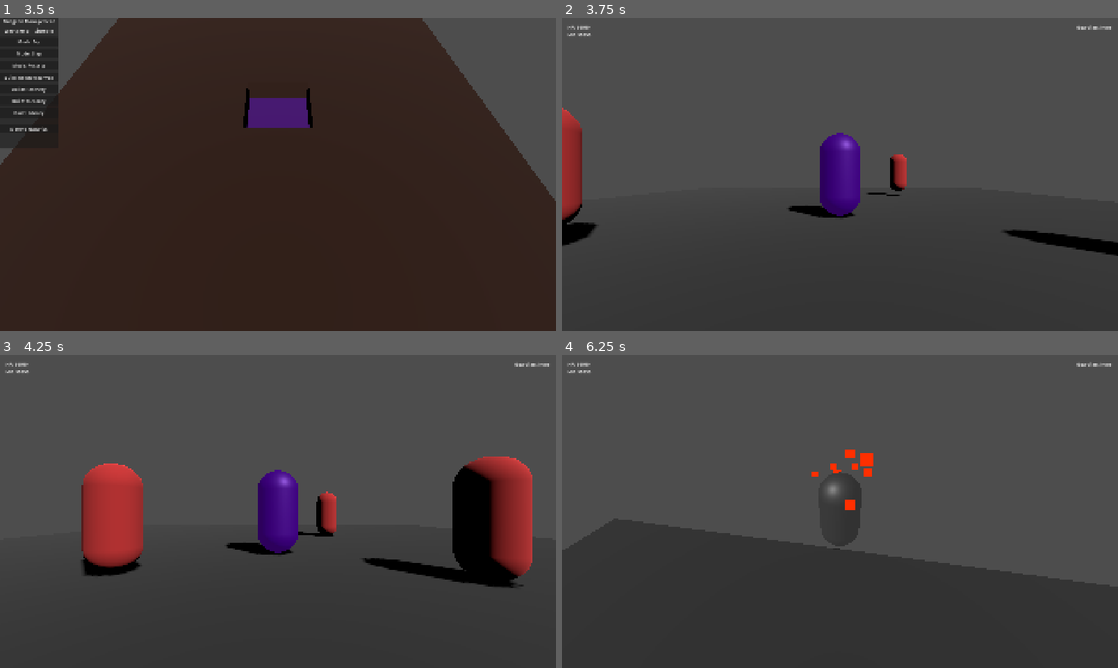
Above: before the commit, frames 1-4 (two rows, left to right).
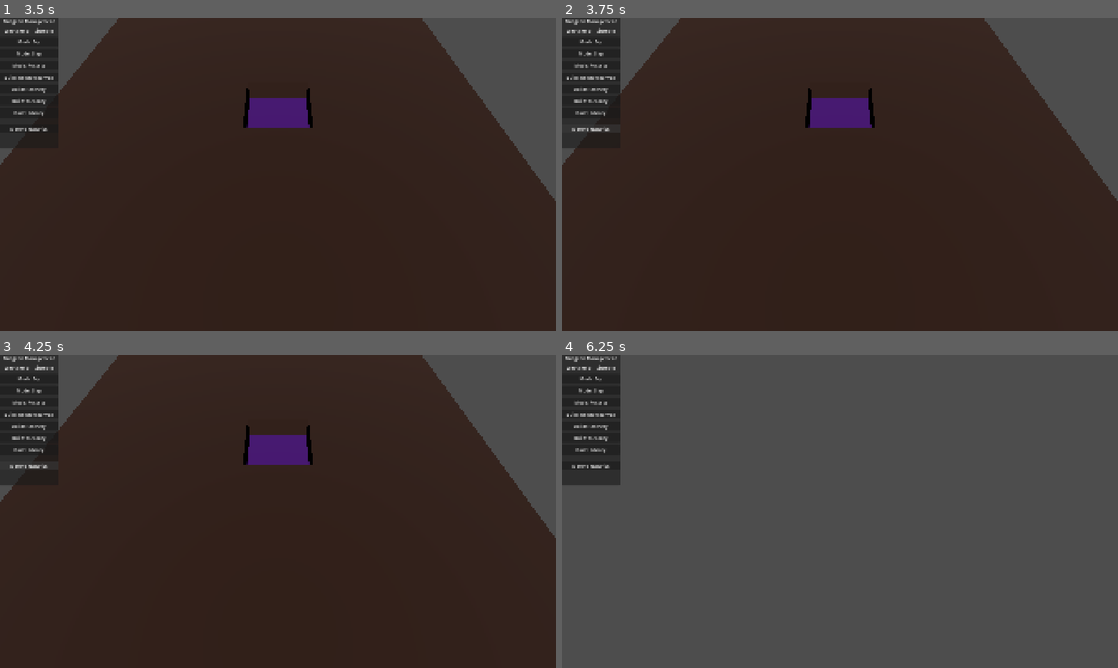
Above: after the commit, the same moments.

Repository: depiec/Project-Sovereign-gemini
Game: Godot game, scene res://scenes/strategy/MainStrategy.tscn
The game is run twice, just before and just after one commit, with the same random seed, the same clock (stepped at 60 frames per second) and the same inputs.
Inputs (mouse positions are in pixels of both pictures, inside the frame that each line leads up to):
- Up to frame 1 (3.5 s): click "End Turn" at 0.5 s; click "Start Raid (Simulation)" at 1.25 s; click "Start Raid (Simulation)" at 2 s; click "Continue" at 2.75 s
- Up to frame 2 (3.75 s): click "Defend Nazarick" at 3.5 s
- Up to frame 3 (4.25 s): no input
- Up to frame 4 (6.25 s): move the mouse to (867, 511) at 4.27 s; hold T (swap_control) 4.28-5.03 s; hold W (move_forward) from 4.28 s (still down); click (867, 511) at 4.42 s; tap Space (jump) at 4.52, 5.27 s; tap R (swap_persona) at 4.55, 5.1, 6.05 s; move the mouse to (812, 511) at 5.02 s; click (812, 511) at 5.17 s; tap T (swap_control) at 5.3 s; move the mouse to (851, 505) at 5.77 s; hold T (swap_control) from 5.78 s (still down); click (851, 505) at 5.92 s

Frame 1 is identical in both runs. In frame 2, 91% of the frame differs, in the area x 0-100%, y 0-100%; in frame 3, 91%; in frame 4, 41%.

Commit message:
feat: implement combat HUD spell icons, cooldowns, and guardian possession view
- Added SpellBar with icons and cooldown progress bars to Combat Layer.
- Implemented real-time cooldown tracking and HUD updates in AinzPlayer.
- Added 3rd-person PossessionCameras to Albedo and Shalltear entities.
- Implemented actual 'Blood Frenzy' mechanic with damage/speed multipliers.
- Introduced World Level scaling based on turn count to increase late-game difficulty.
- Added PossessionHUD to SimLayer to track minion stats while under direct control.

Diff:
--- a/prototype/scenes/combat/CombatLayer.tscn
+++ b/prototype/scenes/combat/CombatLayer.tscn
@@ -77,3 +77,71 @@
 grow_horizontal = 0
 text = "Guardian: None"
 horizontal_alignment = 2
+
+[node name="SpellBar" type="HBoxContainer" parent="HUD"]
+unique_name_in_owner = true
+anchors_preset = 7
+anchor_left = 0.5
+anchor_top = 1.0
+anchor_right = 0.5
+anchor_bottom = 1.0
+offset_left = -200.0
+offset_top = -100.0
+offset_right = 200.0
+offset_bottom = -20.0
+grow_horizontal = 2
+grow_vertical = 0
+theme_override_constants/separation = 20
+alignment = 1
+
+[node name="Spell1" type="VBoxContainer" parent="HUD/SpellBar"]
+layout_mode = 2
+
+[node name="Icon" type="ColorRect" parent="HUD/SpellBar/Spell1"]
+custom_minimum_size = Vector2(50, 50)
+layout_mode = 2
+color = Color(1, 0.4, 0, 1)
+
+[node name="CD" type="TextureProgressBar" parent="HUD/SpellBar/Spell1/Icon"]
+unique_name_in_owner = true
+layout_mode = 1
+anchors_preset = 15
+anchor_right = 1.0
+anchor_bottom = 1.0
+grow_horizontal = 2
+grow_vertical = 2
+fill_mode = 3
+nine_patch_stretch = true
+texture_progress = PlaceholderTexture2D.new()
+tint_progress = Color(0, 0, 0, 0.7)
+
+[node name="Label" type="Label" parent="HUD/SpellBar/Spell1"]
+layout_mode = 2
+text = "Fireball"
+horizontal_alignment = 1
+
+[node name="Spell2" type="VBoxContainer" parent="HUD/SpellBar"]
+layout_mode = 2
+
+[node name="Icon" type="ColorRect" parent="HUD/SpellBar/Spell2"]
+custom_minimum_size = Vector2(50, 50)
+layout_mode = 2
+color = Color(0.8, 0.8, 1, 1)
+
+[node name="CD2" type="TextureProgressBar" parent="HUD/SpellBar/Spell2/Icon"]
+unique_name_in_owner = true
+layout_mode = 1
+anchors_preset = 15
+anchor_right = 1.0
+anchor_bottom = 1.0
+grow_horizontal = 2
+grow_vertical = 2
+fill_mode = 3
+nine_patch_stretch = true
+texture_progress = PlaceholderTexture2D.new()
+tint_progress = Color(0, 0, 0, 0.7)
+
+[node name="Label" type="Label" parent="HUD/SpellBar/Spell2"]
+layout_mode = 2
+text = "Ultimate"
+horizontal_alignment = 1
--- a/prototype/scenes/combat/entities/Albedo.tscn
+++ b/prototype/scenes/combat/entities/Albedo.tscn
@@ -30,5 +30,15 @@
 shape = SubResource("CapsuleShape3D_Albedo")
 
 [node name="NavigationAgent3D" type="NavigationAgent3D" parent="."]
+
 path_desired_distance = 0.5
+
 target_desired_distance = 0.5
+
+
+
+[node name="PossessionCamera" type="Camera3D" parent="."]
+
+transform = Transform3D(1, 0, 0, 0, 0.939693, 0.34202, 0, -0.34202, 0.939693, 0, 2.5, 4.5)
+
+current = false
--- a/prototype/scenes/combat/entities/Shalltear.tscn
+++ b/prototype/scenes/combat/entities/Shalltear.tscn
@@ -31,5 +31,15 @@
 shape = SubResource("CapsuleShape3D_Shalltear")
 
 [node name="NavigationAgent3D" type="NavigationAgent3D" parent="."]
+
 path_desired_distance = 0.5
+
 target_desired_distance = 0.5
+
+
+
+[node name="PossessionCamera" type="Camera3D" parent="."]
+
+transform = Transform3D(1, 0, 0, 0, 0.939693, 0.34202, 0, -0.34202, 0.939693, 0, 2.5, 4.5)
+
+current = false
--- a/prototype/scenes/sim/SimLayer.tscn
+++ b/prototype/scenes/sim/SimLayer.tscn
@@ -97,6 +97,41 @@
 layout_mode = 2
 text = "Defend Nazarick"
 
+[node name="PossessionHUD" type="Panel" parent="UI"]
+visible = false
+anchors_preset = 7
+anchor_left = 0.5
+anchor_top = 1.0
+anchor_right = 0.5
+anchor_bottom = 1.0
+offset_left = -150.0
+offset_top = -100.0
+offset_right = 150.0
+offset_bottom = -20.0
+grow_horizontal = 2
+grow_vertical = 0
+
+[node name="VBoxContainer" type="VBoxContainer" parent="UI/PossessionHUD"]
+layout_mode = 1
+anchors_preset = 15
+anchor_right = 1.0
+anchor_bottom = 1.0
+grow_horizontal = 2
+grow_vertical = 2
+alignment = 1
+
+[node name="PossessedLabel" type="Label" parent="UI/PossessionHUD/VBoxContainer"]
+unique_name_in_owner = true
+layout_mode = 2
+text = "Possessing: Imp"
+horizontal_alignment = 1
+
+[node name="XPLabel" type="Label" parent="UI/PossessionHUD/VBoxContainer"]
+unique_name_in_owner = true
+layout_mode = 2
+text = "Level: 1 | XP: 0"
+horizontal_alignment = 1
+
 [connection signal="pressed" from="UI/Panel/VBoxContainer/DigModeButton" to="." method="_on_DigModeButton_pressed"]
 [connection signal="pressed" from="UI/Panel/VBoxContainer/SlapButton" to="." method="_on_SlapButton_pressed"]
 [connection signal="pressed" from="UI/Panel/VBoxContainer/PossessButton" to="." method="_on_PossessButton_pressed"]
--- a/prototype/scripts/autoloads/GameManager.gd
+++ b/prototype/scripts/autoloads/GameManager.gd
@@ -95,7 +95,11 @@
 	print("Combat Started against: ", enemy_data)
 	get_tree().change_scene_to_file("res://scenes/combat/CombatLayer.tscn")
 
+var current_turn = 1
+var world_level = 1
+
 func end_turn():
 	world_state.current_turn += 1
+	world_level = 1 + (world_state.current_turn / 5) # Every 5 turns world level increases
 	turn_ended.emit(world_state.current_turn)
-	print("Turn Ended. Current Turn: ", world_state.current_turn)
+	print("Turn Ended. World Level: ", world_level)
--- a/prototype/scripts/scenes/combat/AinzPlayer.gd
+++ b/prototype/scripts/scenes/combat/AinzPlayer.gd
@@ -1,16 +1,12 @@
 extends CharacterBody3D
 
 # AinzPlayer.gd - Player Logic (Combat Layer)
-# Handles movement, spell casting, persona swapping, and ally control.
+# Handles movement, spell casting, cooldowns, and HUD updates.
 
-const OVERLORD_SPEED = 5.0
-const MOMON_SPEED = 8.0
-var SPEED = OVERLORD_SPEED
-const JUMP_VELOCITY = 4.5
-
+const OVERLORD_SPEED = 5.0; const MOMON_SPEED = 8.0
+var SPEED = OVERLORD_SPEED; const JUMP_VELOCITY = 4.5
 var gravity = ProjectSettings.get_setting("physics/3d/default_gravity")
-var current_mp: int = 100
-var current_hp: int = 100
+var current_mp: int = 100; var current_hp: int = 100
 var is_possessed = true
 
 @onready var spring_arm: SpringArm3D = $SpringArm3D
@@ -19,24 +15,23 @@
 @onready var hp_label: Label = %HPLabel
 @onready var mp_label: Label = %MPLabel
 @onready var guardian_label: Label = %GuardianStatus
+@onready var cd1_bar: TextureProgressBar = %CD
+@onready var cd2_bar: TextureProgressBar = %CD2
 
-var is_casting: bool = false
-var cast_timer: float = 0.0
-var current_spell: SpellResource
+var is_casting: bool = false; var cast_timer: float = 0.0
+var current_spell: SpellResource; var cd_timers = [0.0, 0.0]
 
 func _ready():
-	current_mp = GameManager.player_state.mp
-	current_hp = GameManager.player_state.hp
-	Input.set_mouse_mode(Input.MOUSE_MODE_CAPTURED)
-	add_to_group("player")
-	update_hud()
-	apply_persona_visuals()
+	current_mp = GameManager.player_state.mp; current_hp = GameManager.player_state.hp
+	Input.set_mouse_mode(Input.MOUSE_MODE_CAPTURED); add_to_group("player")
+	update_hud(); apply_persona_visuals()
 
 func _physics_process(delta):
+	for i in range(cd_timers.size()):
+		if cd_timers[i] > 0: cd_timers[i] -= delta
+	update_cd_bars()
 	if not is_possessed: return
-	if is_casting:
-		handle_casting(delta)
-		return
+	if is_casting: handle_casting(delta); return
 	if not is_on_floor(): velocity.y -= gravity * delta
 	if Input.is_action_just_pressed("jump") and is_on_floor(): velocity.y = JUMP_VELOCITY
 	if Input.is_action_just_pressed("swap_persona"): toggle_persona()
@@ -45,115 +40,86 @@
 	if input_dir:
 		var camera_rot_y = spring_arm.global_transform.basis.get_euler().y
 		var direction = Vector3(input_dir.x, 0, input_dir.y).rotated(Vector3.UP, camera_rot_y).normalized()
-		velocity.x = direction.x * SPEED
-		velocity.z = direction.z * SPEED
+		velocity.x = direction.x * SPEED; velocity.z = direction.z * SPEED
 		var target_rotation = atan2(velocity.x, velocity.z)
 		visuals.rotation.y = lerp_angle(visuals.rotation.y, target_rotation, delta * 10.0)
 	else:
-		velocity.x = move_toward(velocity.x, 0, SPEED)
-		velocity.z = move_toward(velocity.z, 0, SPEED)
+		velocity.x = move_toward(velocity.x, 0, SPEED); velocity.z = move_toward(velocity.z, 0, SPEED)
 	move_and_slide()
+
+func update_cd_bars():
+	if cd1_bar and GameManager.player_state.known_spells.size() > 0:
+		cd1_bar.value = (cd_timers[0] / GameManager.player_state.known_spells[0].cooldown) * 100.0
+	if cd2_bar and GameManager.player_state.known_spells.size() > 1:
+		cd2_bar.value = (cd_timers[1] / GameManager.player_state.known_spells[1].cooldown) * 100.0
 
 func try_swap_control():
 	var guardians = get_tree().get_nodes_in_group("guardians")
 	if guardians.size() > 0:
-		var g = guardians[0]
-		be_unpossessed()
-		g.be_possessed()
+		var g = guardians[0]; be_unpossessed(); g.be_possessed()
 
-func be_possessed():
-	is_possessed = true
-	camera.current = true
-
-func be_unpossessed():
-	is_possessed = false
-	velocity = Vector3.ZERO
-	camera.current = false
+func be_possessed(): is_possessed = true; camera.current = true
+func be_unpossessed(): is_possessed = false; velocity = Vector3.ZERO; camera.current = false
 
 func toggle_persona():
 	if GameManager.player_state.current_persona == GameManager.Persona.OVERLORD:
-		GameManager.player_state.current_persona = GameManager.Persona.MOMON
-		SPEED = MOMON_SPEED
+		GameManager.player_state.current_persona = GameManager.Persona.MOMON; SPEED = MOMON_SPEED
 	else:
-		GameManager.player_state.current_persona = GameManager.Persona.OVERLORD
-		SPEED = OVERLORD_SPEED
+		GameManager.player_state.current_persona = GameManager.Persona.OVERLORD; SPEED = OVERLORD_SPEED
 	apply_persona_visuals()
 
 func apply_persona_visuals():
 	var mat = visuals.get_surface_override_material(0)
-	if not mat:
-		mat = StandardMaterial3D.new()
-		visuals.set_surface_override_material(0, mat)
+	if not mat: mat = StandardMaterial3D.new(); visuals.set_surface_override_material(0, mat)
 	if GameManager.player_state.current_persona == GameManager.Persona.OVERLORD:
-		mat.albedo_color = Color(0.12, 0, 0.23)
-		mat.emission = Color(0.18, 0, 0.36)
+		mat.albedo_color = Color(0.12, 0, 0.23); mat.emission = Color(0.18, 0, 0.36)
 	else:
-		mat.albedo_color = Color(0.05, 0.05, 0.05)
-		mat.emission = Color(0.2, 0.2, 0.2)
+		mat.albedo_color = Color(0.05, 0.05, 0.05); mat.emission = Color(0.2, 0.2, 0.2)
 	mat.emission_enabled = true
 
 func handle_casting(delta):
-	cast_timer -= delta
-	mp_label.text = "CASTING: %.1fs" % cast_timer
+	cast_timer -= delta; mp_label.text = "CASTING: %.1fs" % cast_timer
 	if cast_timer <= 0: complete_cast()
 
 func _unhandled_input(event):
 	if not is_possessed:
 		if event.is_action_pressed("swap_control"):
-			var guardians = get_tree().get_nodes_in_group("guardians")
-			for g in guardians:
-				if g.is_possessed:
-					g.be_unpossessed()
-					be_possessed()
-					return
+			for g in get_tree().get_nodes_in_group("guardians"):
+				if g.is_possessed: g.be_unpossessed(); be_possessed(); return
 		return
 	if event is InputEventMouseMotion and Input.get_mouse_mode() == Input.MOUSE_MODE_CAPTURED:
-		spring_arm.rotation.y -= event.relative.x * 0.005
-		spring_arm.rotation.x -= event.relative.y * 0.005
+		spring_arm.rotation.y -= event.relative.x * 0.005; spring_arm.rotation.x -= event.relative.y * 0.005
 		spring_arm.rotation.x = clamp(spring_arm.rotation.x, -PI/4, PI/4)
 	if event.is_action_pressed("ui_cancel"): Input.set_mouse_mode(Input.MOUSE_MODE_VISIBLE)
 	if event is InputEventMouseButton and event.pressed:
-		if Input.get_mouse_mode() == Input.MOUSE_MODE_VISIBLE:
-			Input.set_mouse_mode(Input.MOUSE_MODE_CAPTURED)
-			return
+		if Input.get_mouse_mode() == Input.MOUSE_MODE_VISIBLE: Input.set_mouse_mode(Input.MOUSE_MODE_CAPTURED); return
 		if GameManager.player_state.current_persona == GameManager.Persona.OVERLORD:
-			if event.button_index == MOUSE_BUTTON_LEFT and GameManager.player_state.known_spells.size() > 0:
-				start_cast(GameManager.player_state.known_spells[0])
-			elif event.button_index == MOUSE_BUTTON_RIGHT and GameManager.player_state.known_spells.size() > 1:
-				start_cast(GameManager.player_state.known_spells[1])
+			if event.button_index == MOUSE_BUTTON_LEFT and GameManager.player_state.known_spells.size() > 0 and cd_timers[0] <= 0:
+				start_cast(GameManager.player_state.known_spells[0], 0)
+			elif event.button_index == MOUSE_BUTTON_RIGHT and GameManager.player_state.known_spells.size() > 1 and cd_timers[1] <= 0:
+				start_cast(GameManager.player_state.known_spells[1], 1)
 		else:
 			if event.button_index == MOUSE_BUTTON_LEFT: perform_melee_attack()
 
-func perform_melee_attack():
-	print("Momon: Twin Blade Strike!")
+func perform_melee_attack(): print("Momon: Twin Blade Strike!")
 
-func start_cast(spell: SpellResource):
+func start_cast(spell: SpellResource, slot_index: int):
 	if current_mp >= spell.mana_cost:
-		current_spell = spell
-		if spell.cast_time > 0:
-			is_casting = true
-			cast_timer = spell.cast_time
+		current_spell = spell; cd_timers[slot_index] = spell.cooldown
+		if spell.cast_time > 0: is_casting = true; cast_timer = spell.cast_time
 		else: complete_cast()
 	else: print("Not enough MP!")
 
 func complete_cast():
-	is_casting = false
-	current_mp -= current_spell.mana_cost
-	update_hud()
+	is_casting = false; current_mp -= current_spell.mana_cost; update_hud()
 	var camera_rot_y = spring_arm.global_transform.basis.get_euler().y
-	visuals.rotation.y = camera_rot_y
-	var aim_dir = -spring_arm.global_transform.basis.z.normalized()
+	visuals.rotation.y = camera_rot_y; var aim_dir = -spring_arm.global_transform.basis.z.normalized()
 	if current_spell.projectile_scene:
-		var projectile = current_spell.projectile_scene.instantiate()
-		get_parent().add_child(projectile)
+		var projectile = current_spell.projectile_scene.instantiate(); get_parent().add_child(projectile)
 		var spawn_pos = visuals.global_transform.origin + (-visuals.global_transform.basis.z * 1.5) + Vector3(0, 1.5, 0)
 		projectile.global_transform.origin = spawn_pos
-		if projectile is RigidBody3D:
-			projectile.linear_velocity = aim_dir * 20.0
-			if "caster" in projectile: projectile.caster = self
-		elif current_spell.is_super_tier:
-			projectile.global_transform.origin = global_transform.origin + (aim_dir * 10.0)
-			projectile.global_transform.origin.y = 0.5
+		if projectile is RigidBody3D: projectile.linear_velocity = aim_dir * 20.0; if "caster" in projectile: projectile.caster = self
+		elif current_spell.is_super_tier: projectile.global_transform.origin = global_transform.origin + (aim_dir * 10.0); projectile.global_transform.origin.y = 0.5
 
 func gain_xp(amount): print("Ainz gained ", amount, " XP.")
 
--- a/prototype/scripts/scenes/combat/GuardianAI.gd
+++ b/prototype/scripts/scenes/combat/GuardianAI.gd
@@ -109,13 +109,14 @@
 	if not has_node("AttackTimer"):
 		var timer = Timer.new()
 		timer.name = "AttackTimer"
-		timer.wait_time = 1.0
+		timer.wait_time = 1.0 / speed_mult
 		timer.one_shot = true
 		add_child(timer)
 		timer.start()
 		if target_enemy.has_method("take_damage"): target_enemy.take_damage(int(attack_damage * damage_mult), self)
 
 	if get_node("AttackTimer").is_stopped():
+		get_node("AttackTimer").wait_time = 1.0 / speed_mult
 		get_node("AttackTimer").start()
 		if target_enemy.has_method("take_damage"): target_enemy.take_damage(int(attack_damage * damage_mult), self)
 
